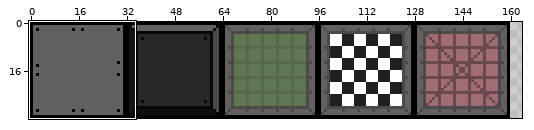
Two versions of one sprite sheet, Graphical-AI-Solutions/Pathfinding/Resources/Images/tileset.png. Above, an overview of the earlier version with the close-up marked.
Close-up. Before:
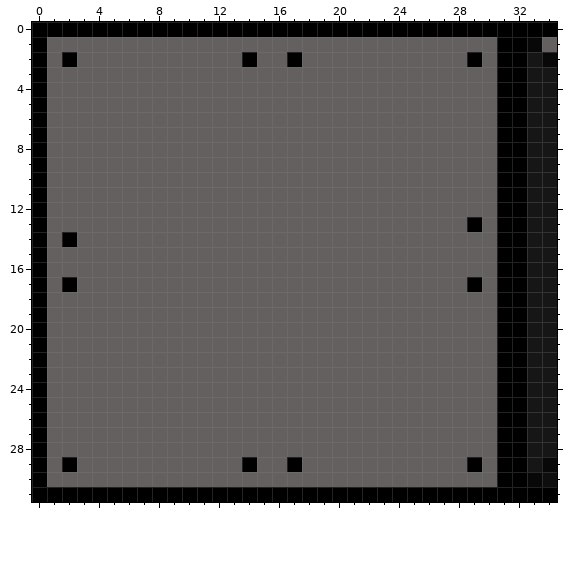
The file is 192x32 pixels. Colours within 5 levels of each other are drawn and written as one. Shown: x 0..34, y 0..31. The wide view leaves out empty margins. The commit also changed other parts of the picture, which this record leaves out.
After the commit:
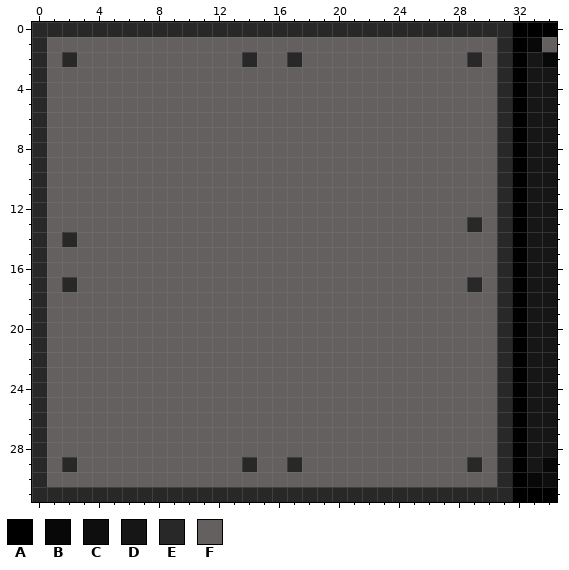
Palette (. is transparent): A #000000  B #080808  C #0f0e0e  D #171616  E #292828  F #646060
Change:
y 0: x 0..31 AAAAAAAAAAAAAAAAAAAAAAAAAAAAAAAA -> EEEEEEEEEEEEEEEEEEEEEEEEEEEEEEEE
y 1: x 0 A -> E; x 31 A -> E
y 2: x 0 A -> E; x 2 A -> E; x 14 A -> E; x 17 A -> E; x 29 A -> E; x 31 A -> E
y 3..12: x 0 A -> E; x 31 A -> E
y 13: x 0 A -> E; x 29 A -> E; x 31 A -> E
y 14: x 0 A -> E; x 2 A -> E; x 31 A -> E
y 15..16: x 0 A -> E; x 31 A -> E
y 17: x 0 A -> E; x 2 A -> E; x 29 A -> E; x 31 A -> E
y 18..28: x 0 A -> E; x 31 A -> E
y 29: x 0 A -> E; x 2 A -> E; x 14 A -> E; x 17 A -> E; x 29 A -> E; x 31 A -> E
y 30: x 0 A -> E; x 31 A -> E
y 31: x 0..31 AAAAAAAAAAAAAAAAAAAAAAAAAAAAAAAA -> EEEEEEEEEEEEEEEEEEEEEEEEEEEEEEEE
Where, in picture pixels (left, top, right, bottom), the same in both close-ups:
changed: (32, 22, 512, 502)
